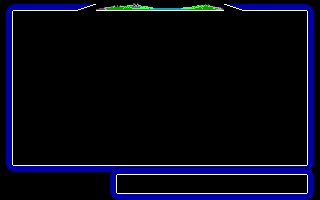
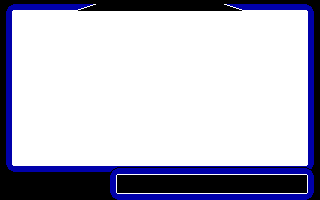
Layer changes from the first 320 x 200 image to the second:
hid "NewClock" over left=96, top=3, right=224, bottom=11
painted on "MainWindow" over left=13, top=3, right=307, bottom=165
hid "Background" over left=13, top=3, right=307, bottom=165
